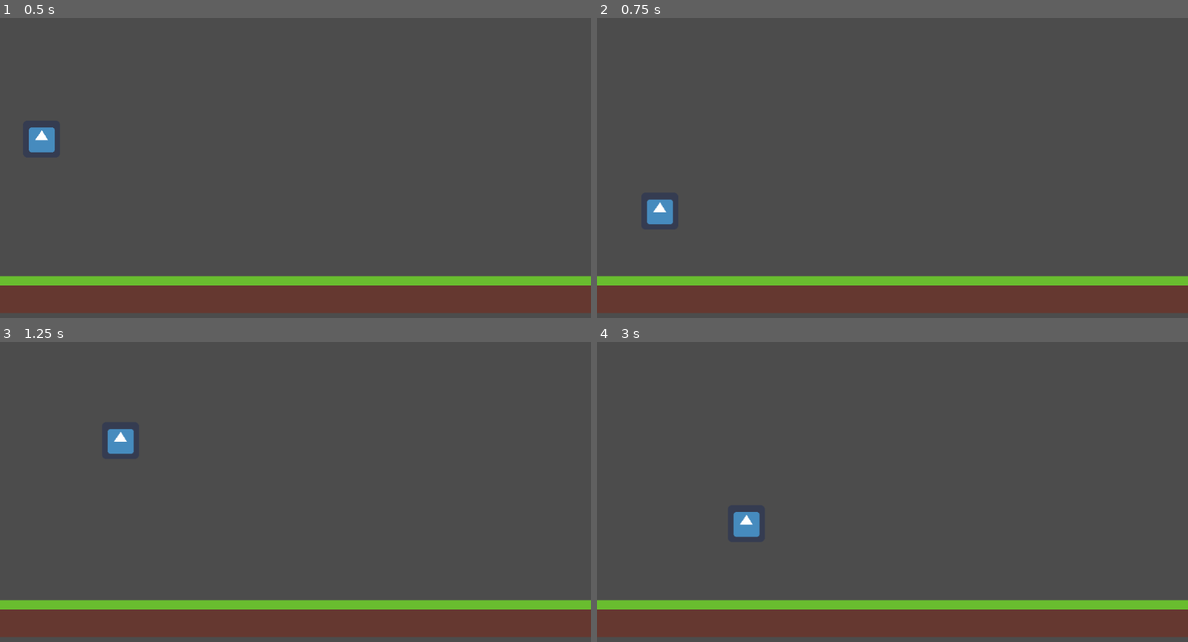
Above: before the commit, frames 1-4 (two rows, left to right).
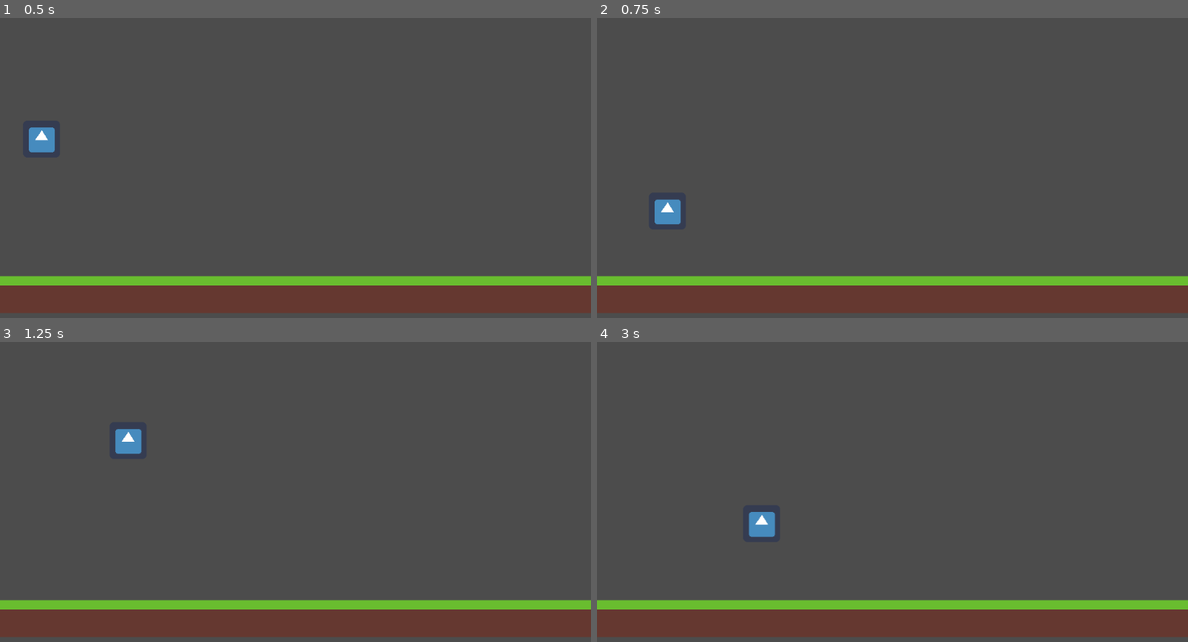
Above: after the commit, the same moments.

Repository: TRushton95/Dashing
Game: Godot game, scene res://World.tscn
Same seed, same stepped clock (60 frames per second), same inputs: the game is played once before the commit and once after it. The engine's default icon, where the game draws it, is replaced by a stand-in: a white triangle on a blue panel in a dark square.
Inputs (mouse positions are in pixels of both pictures, inside the frame that each line leads up to):
- Up to frame 1 (0.5 s): no input
- Up to frame 2 (0.75 s): move the mouse to (1022, 174) at 0.52 s; hold D (move_right) from 0.53 s (still down); tap Shift (sprint, bound only after the commit) at 0.6 s
- Up to frame 3 (1.25 s): keep holding D (move_right); tap Space (jump) at 0.77 s
- Up to frame 4 (3 s): move the mouse to (774, 531) at 1.27 s; release D (move_right) at 1.28 s; hold A (move_left) 1.28-2.03 s; click (774, 531) at 1.35 s; tap Space (jump) at 1.52 s; tap Shift (sprint, bound only after the commit) at 1.55, 2.1, 2.85 s; move the mouse to (951, 438) at 2.02 s; hold D (move_right) from 2.03 s (still down); move the mouse to (862, 585) at 2.77 s

Frame 1 is identical in both runs. In frame 2, 0.3% of the frame differs, in the area x 8-15%, y 60-69%; in frame 3, 0.3%; in frame 4, 0.5%, in the area x 23-31%, y 56-66%.

Commit message:
Add sprint ability

Diff:
--- a/Src/Entities/Player/Player.gd
+++ b/Src/Entities/Player/Player.gd
@@ -2,21 +2,29 @@
 
 onready var laser_scene = preload("res://Entities/Laser/Laser.tscn")
 
-export var MAX_FALL_SPEED = 500
-const GRAVITY_ACCELERATION = 20
-const WALK_SPEED = 200
-const JUMP_SPEED = -700
+export var MAX_FALL_SPEED := 500
+const GRAVITY_ACCELERATION := 20
+const WALK_SPEED := 200
+const RUN_SPEED := 400
+const JUMP_SPEED := -700
+
+var move_speed := WALK_SPEED
 
 var velocity := Vector2.ZERO
 var direction = Enums.Direction.RIGHT
 
 
 func _process(delta: float) -> void:
+	if Input.is_action_just_pressed("sprint"):
+		move_speed = RUN_SPEED
+	elif Input.is_action_just_released("sprint"):
+		move_speed = WALK_SPEED
+
 	if Input.is_action_pressed("move_left"):
-		velocity.x = -WALK_SPEED
+		velocity.x = -move_speed
 		direction = Enums.Direction.LEFT
 	elif Input.is_action_pressed("move_right"):
-		velocity.x = WALK_SPEED
+		velocity.x = move_speed
 		direction = Enums.Direction.RIGHT
 	else:
 		velocity.x = 0
--- a/Src/project.godot
+++ b/Src/project.godot
@@ -44,6 +44,11 @@
 , Object(InputEventJoypadButton,"resource_local_to_scene":false,"resource_name":"","device":0,"button_index":2,"pressure":0.0,"pressed":false,"script":null)
  ]
 }
+sprint={
+"deadzone": 0.5,
+"events": [ Object(InputEventKey,"resource_local_to_scene":false,"resource_name":"","device":0,"alt":false,"shift":false,"control":false,"meta":false,"command":false,"pressed":false,"scancode":16777237,"unicode":0,"echo":false,"script":null)
+ ]
+}
 
 [layer_names]
 
